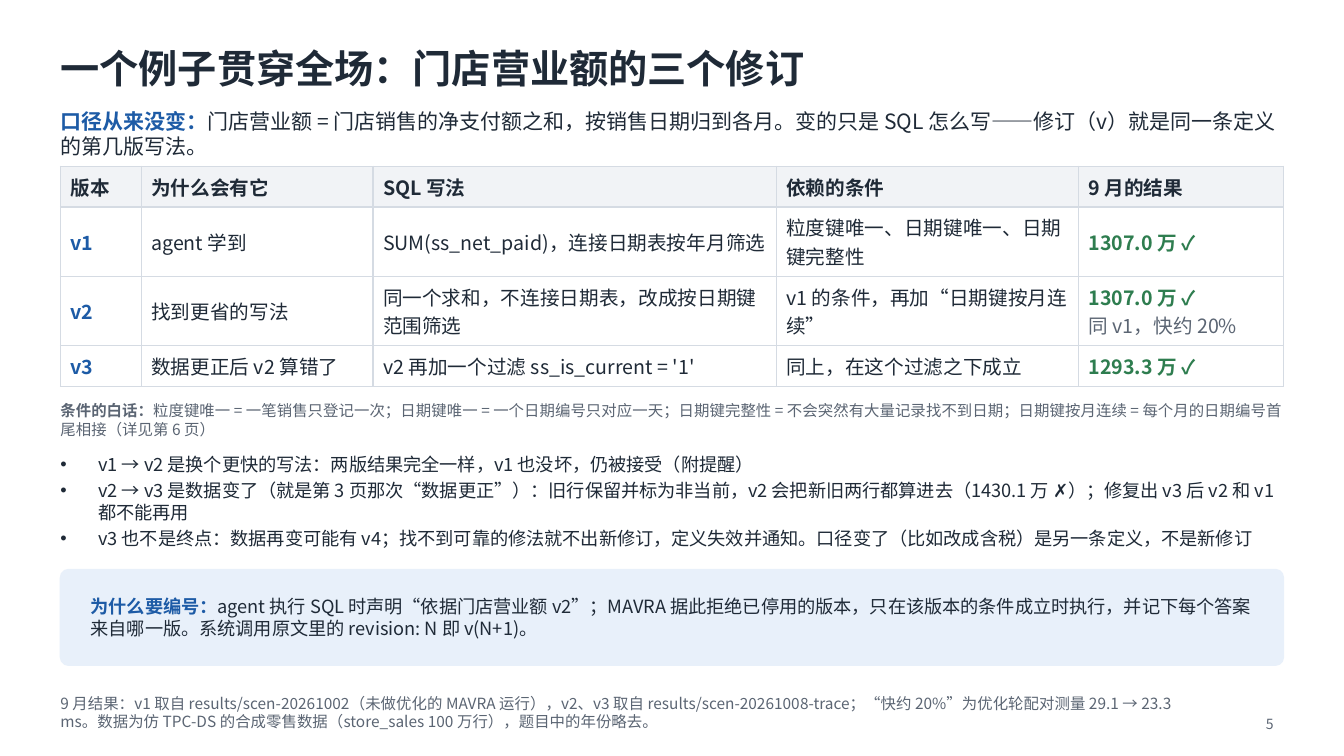
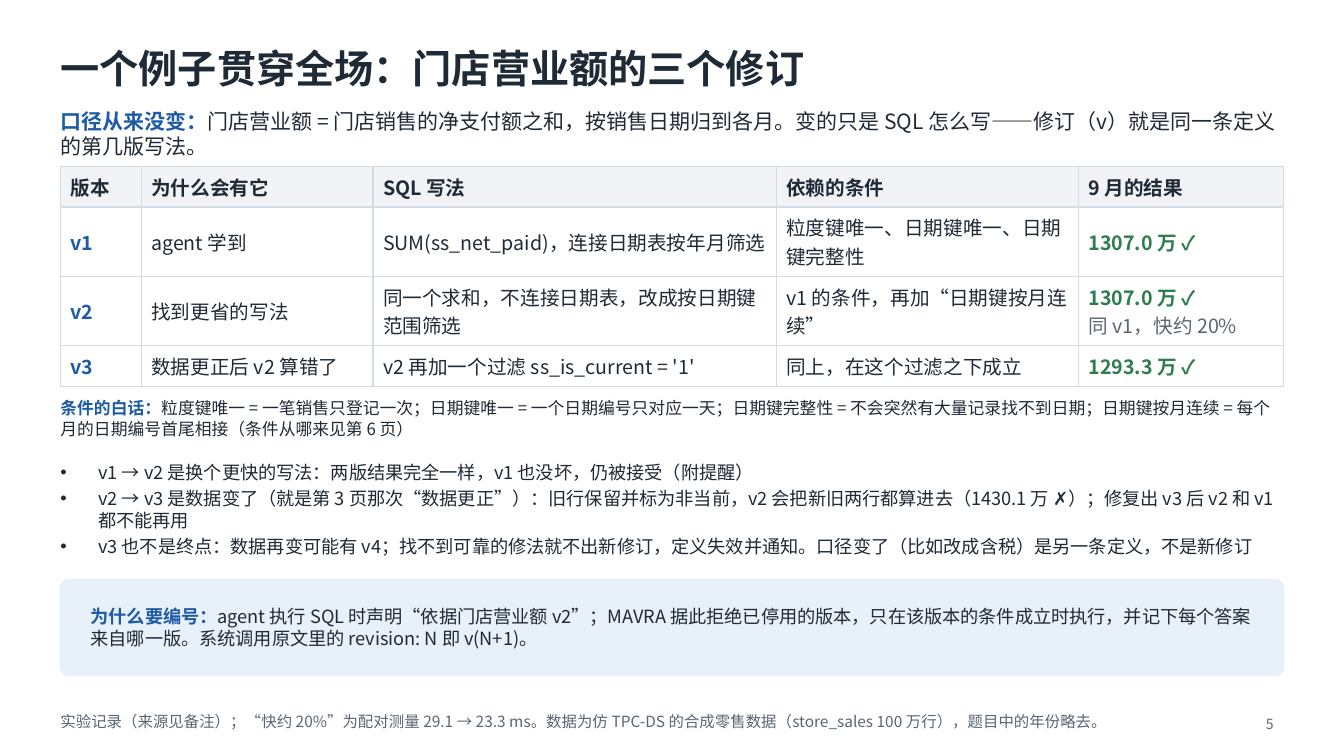
Before and after one commit to mmmttt000045/agent4db-adapter, a slide deck: slide 5 of docs/mavra-system.pptx. Drawn at 1344x756 pixels with LibreOffice and Linux fonts; fonts in the diff are those of the drawing. Boxes give left, top, right and bottom in pixels: in the first picture for what was removed or moved away, otherwise in the second. Text is boxed around its words. In the diff, an @@ line names an element or a change of style, - is before the commit and + after.

```diff
--- a/docs/mavra-system.pptx
+++ b/docs/mavra-system.pptx
@@ text at (60,399,1271,437): text changed; size 11 to 12 pt; text colour #5B6573 to #1F2A37 @@
-条件的白话：粒度键唯一 = 一笔销售只登记一次；日期键唯一 = 一个日期编号只对应一天；日期键完整性 = 不会突然有大量记录找不到日期；日期键按月连续 = 每个月的日期编号首尾相接（详见第 6 页）
+条件的白话：粒度键唯一 = 一笔销售只登记一次；日期键唯一 = 一个日期编号只对应一天；日期键完整性 = 不会突然有大量记录找不到日期；日期键按月连续 = 每个月的日期编号首尾相接（条件从哪来见第 6 页）
@@ text "v1 → v2 是换个更快的写法：两版结果完全一样，v1 也没坏，仍被接受（附提醒）": place and size @@
-text "v1 → v2 是换个更快的写法：两版结果完全一样，v1 也没坏，仍被接受（附提醒）" at (98,455,1275,548)
+text "v1 → v2 是换个更快的写法：两版结果完全一样，v1 也没坏，仍被接受（附提醒）" at (98,463,1275,556)
@@ rounded rectangle: place and size @@
-rounded rectangle at (60,570,1284,665)
+rounded rectangle at (60,580,1284,676)
@@ text "为什么要编号：agent 执行 SQL 时声明“依据门店营业额 v2”；MAVRA ...": place and size @@
-text "为什么要编号：agent 执行 SQL 时声明“依据门店营业额 v2”；MAVRA ..." at (91,597,1251,639)
+text "为什么要编号：agent 执行 SQL 时声明“依据门店营业额 v2”；MAVRA ..." at (91,607,1251,649)
@@ text at (60,714,1107,729): text changed @@
-9 月结果：v1 取自 results/scen-20261002（未做优化的 MAVRA 运行），v2、v3 取自 results/scen-20261008-trace；“快约 20%”为优化轮配对测量 29.1 → 23.3 ms。数据为仿 TPC-DS 的合成零售数据（store_sales 100 万行），题目中的年份略去。
+实验记录（来源见备注）；“快约 20%”为配对测量 29.1 → 23.3 ms。数据为仿 TPC-DS 的合成零售数据（store_sales 100 万行），题目中的年份略去。
```
Also in this commit, not shown: 9 other slides changed, 6 other files.
